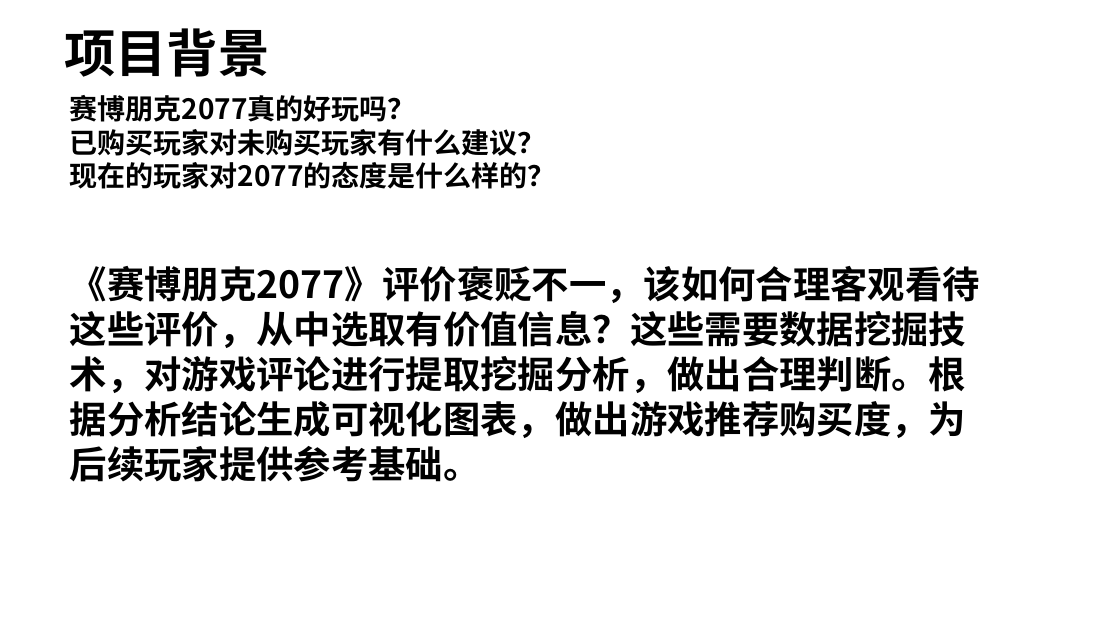
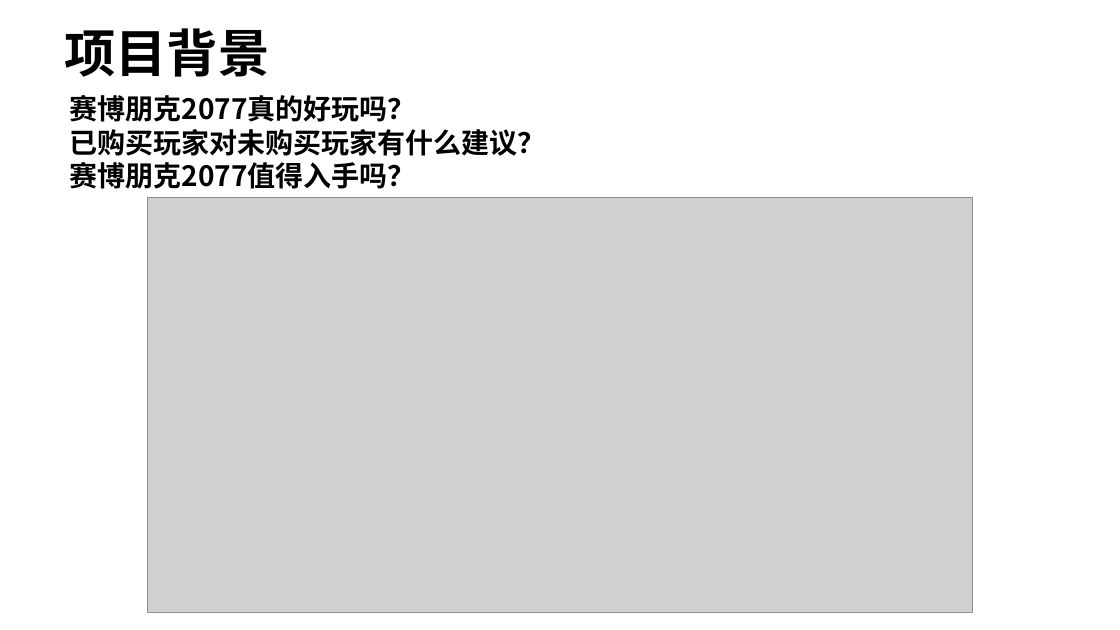
Before and after one commit to wanqqq29/2077CommentAnalyze, a slide deck: slide 5 of 材料/PPT/答辩v1.pptx (slide 8 before the commit). Drawn at 1120x630 pixels with LibreOffice and Linux fonts; fonts in the diff are those of the drawing; grey boxes stand for pictures; background and template pictures are left out. Boxes give left, top, right and bottom in pixels: in the first picture for what was removed or moved away, otherwise in the second. Text is boxed around its words. In the diff, an @@ line names an element or a change of style, - is before the commit and + after.

```diff
--- a/材料/PPT/答辩v1.pptx
+++ b/材料/PPT/答辩v1.pptx
@@ text at box(70, 162, 416, 189): text changed @@
-现在的玩家对2077的态度是什么样的？
+赛博朋克2077值得入手吗？
@@ picture added at box(148, 197, 973, 613) @@
@@ text removed at box(70, 266, 980, 482) @@
-《赛博朋克2077》评价褒贬不一，该如何合理客观看待这些评价，从中选取有价值信息？这些需要数据挖掘技术，对游戏评论进行提取挖掘分析，做出合理判断。根据分析结论生成可视化图表，做出游戏推荐购买度，为后续玩家提供参考基础。
```
Also in this commit, not shown: 4 other slides changed, 17 slides added, 3 slides removed, 3 other files.
